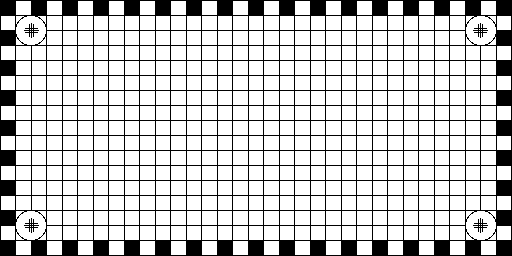
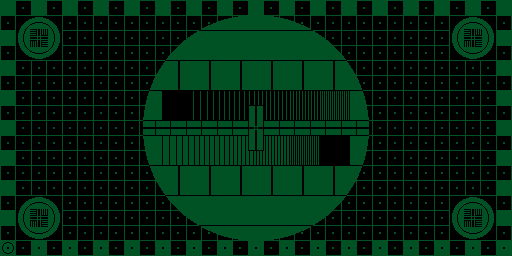
Layers edited between the first and the second 512×256 image:
added layer "Layer 29" above "Layer 3" over (143, 30, 369, 226)
painted on "Layer 3" over (143, 15, 488, 241)
added layer "Layer 36" above "Layer 35" over (2, 242, 14, 254)
added layer "Layer 35" above "Layer 33" over (9, 247, 503, 249)
added layer "Layer 33" above "Layer 32" over (7, 7, 505, 249)
added layer "Layer 32" above "Layer 2" over (0, 0, 512, 256)
painted on "Layer 2" over (0, 0, 512, 256)
removed layer "Layer 1" over (24, 218, 39, 233)
removed layer "Background" over (0, 0, 512, 256)
